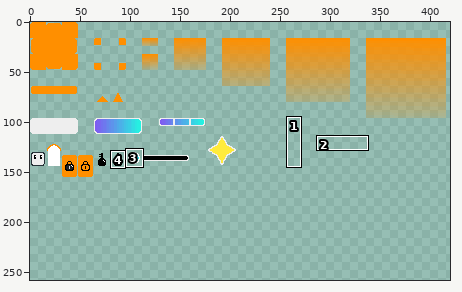
Edited in one commit: sprite sheet (assets/images/tileset.png). The picture above shows the old version from afar; the outline marks the close-up.
Close-up. Before:
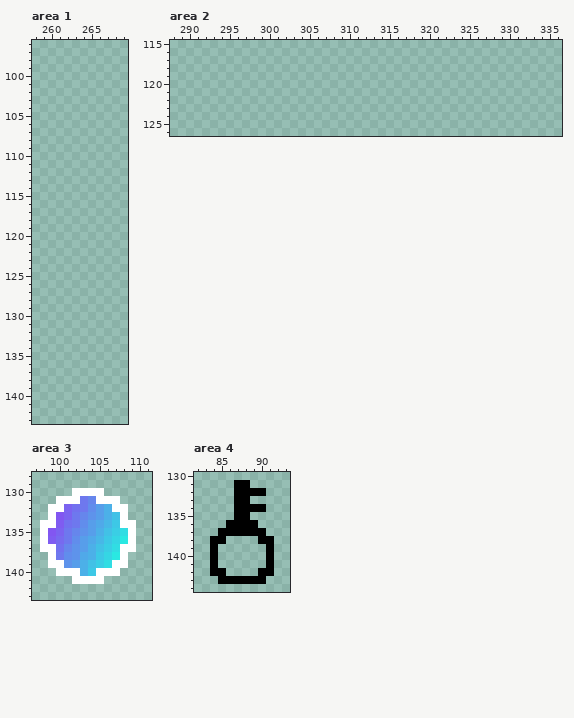
The file is 512x512 pixels. Colours within 5 levels of each other are drawn and written as one. Shown: area 1: x 258..269, y 96..143; area 2: x 288..336, y 115..126; area 3: x 97..111, y 128..143; area 4: x 82..93, y 130..144. The wide view leaves out empty margins. The commit also changed other parts of the picture, which this record leaves out.
And afterwards:
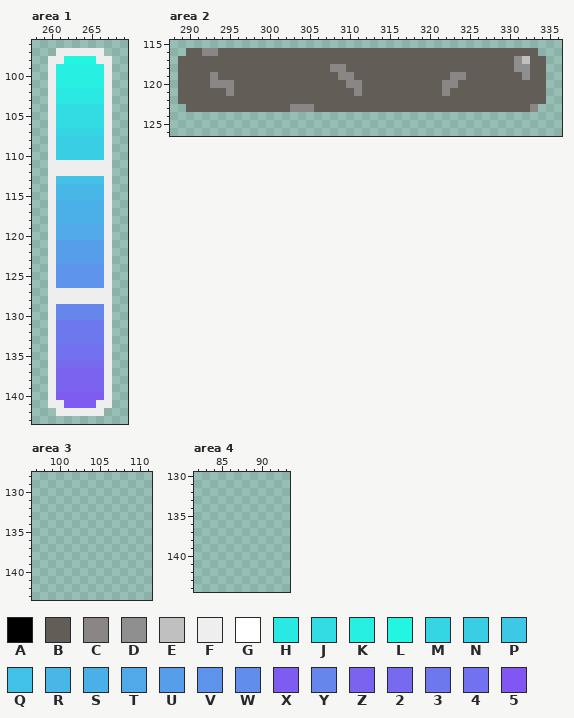
Palette (. is transparent): A #000000  B #625d56  C #8b8686  D #908f8f  E #c0c0c0  F #eeeeee  G #ffffff  H #2ae8e2  J #31dde3  K #26efe2  L #22f6e1  M #35d6e4  N #3acee5  P #3dc8e6  Q #42c1e6  R #48b7e7  S #4cb0e8  T #50a9e9  U #579eea  V #5e93eb  W #618dec  X #7f5cf1  Y #6686ec  Z #7b63f0  2 #776aef  3 #6e78ee  4 #7271ef  5 #8256f1
From old to new:
Changed rows in their new state; - is an unchanged pixel.
Area 1:
first column x 260:
 97 -FFFFFF-
 98 FFLLLLFF
 99 FKKKKKKF
100 FKKKKKKF
101 FKKKKKKF
102 FHHHHHHF
103 FHHHHHHF
104 FJJJJJJF
105 FJJJJJJF
106 FJJJJJJF
107 FMMMMMMF
108 FNNNNNNF
109 FNNNNNNF
110 FNNNNNNF
111 FFFFFFFF
112 FFFFFFFF
113 FQQQQQQF
114 FRRRRRRF
115 FRRRRRRF
116 FSSSSSSF
117 FSSSSSSF
118 FSSSSSSF
119 FTTTTTTF
120 FTTTTTTF
121 FUUUUUUF
122 FUUUUUUF
123 FUUUUUUF
124 FVVVVVVF
125 FVVVVVVF
126 FVVVVVVF
127 FFFFFFFF
128 FFFFFFFF
129 FYYYYYYF
130 FYYYYYYF
131 F333333F
132 F333333F
133 F333333F
134 F444444F
135 F444444F
136 F222222F
137 FZZZZZZF
138 FZZZZZZF
139 FZZZZZZF
140 FXXXXXXF
141 FFXXXXFF
142 -FFFFFF-
Area 2:
first column x 289:
116 -BBCCBBBBBBBBBBBBBBBBBBBBBBBBBBBBBBBBBBBBBBBB-
117 BBBBBBBBBBBBBBBBBBBBBBBBBBBBBBBBBBBBBBBBBBDEBB
118 BBBBBBBBBBBBBBBBBBBCCBBBBBBBBBBBBBBBBBBBBBDDBB
119 BBBBCBBBBBBBBBBBBBBBCCBBBBBBBBBBBBCCBBBBBBBDBB
120 BBBBCCCBBBBBBBBBBBBBBCCBBBBBBBBBBCCBBBBBBBBBBB
121 BBBBBBCBBBBBBBBBBBBBBBCBBBBBBBBBBCBBBBBBBBBBBB
122 BBBBBBBBBBBBBBBBBBBBBBBBBBBBBBBBBBBBBBBBBBBBBB
123 -BBBBBBBBBBBBBCCCBBBBBBBBBBBBBBBBBBBBBBBBBBBC-
Area 3:
first column x 98:
130 ----....----
131 --........--
132 -..........-
133 -..........-
134 ............
135 ............
136 ............
137 ............
138 -..........-
139 -..........-
140 --........--
141 ----....----
Area 4:
first column x 84:
131 ---..---
132 ---....-
133 ---..---
134 ---....-
135 ---..---
136 --....--
137 -......-
138 ..----..
139 .------.
140 .------.
141 .------.
142 ..----..
143 -......-
